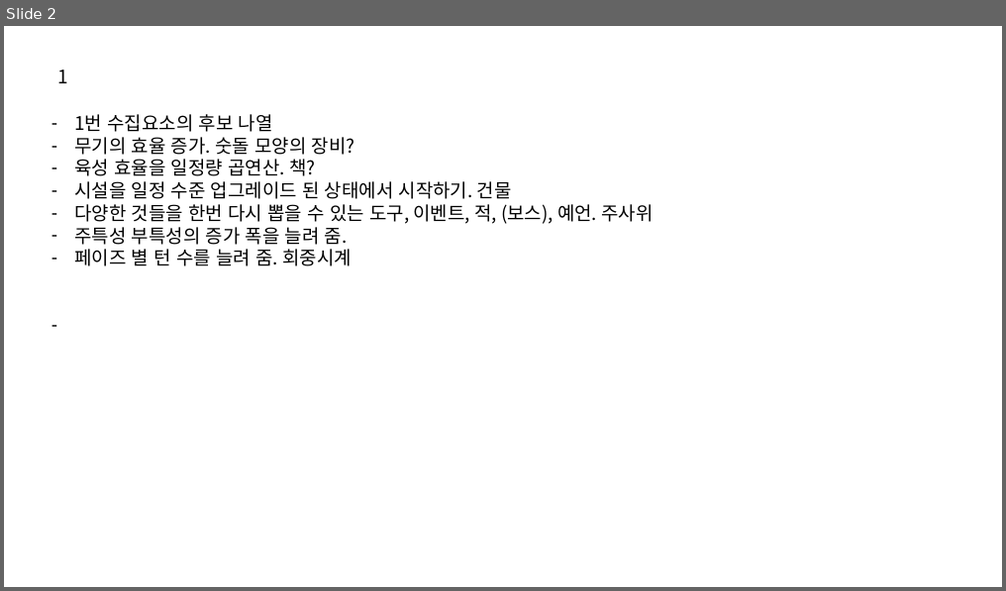
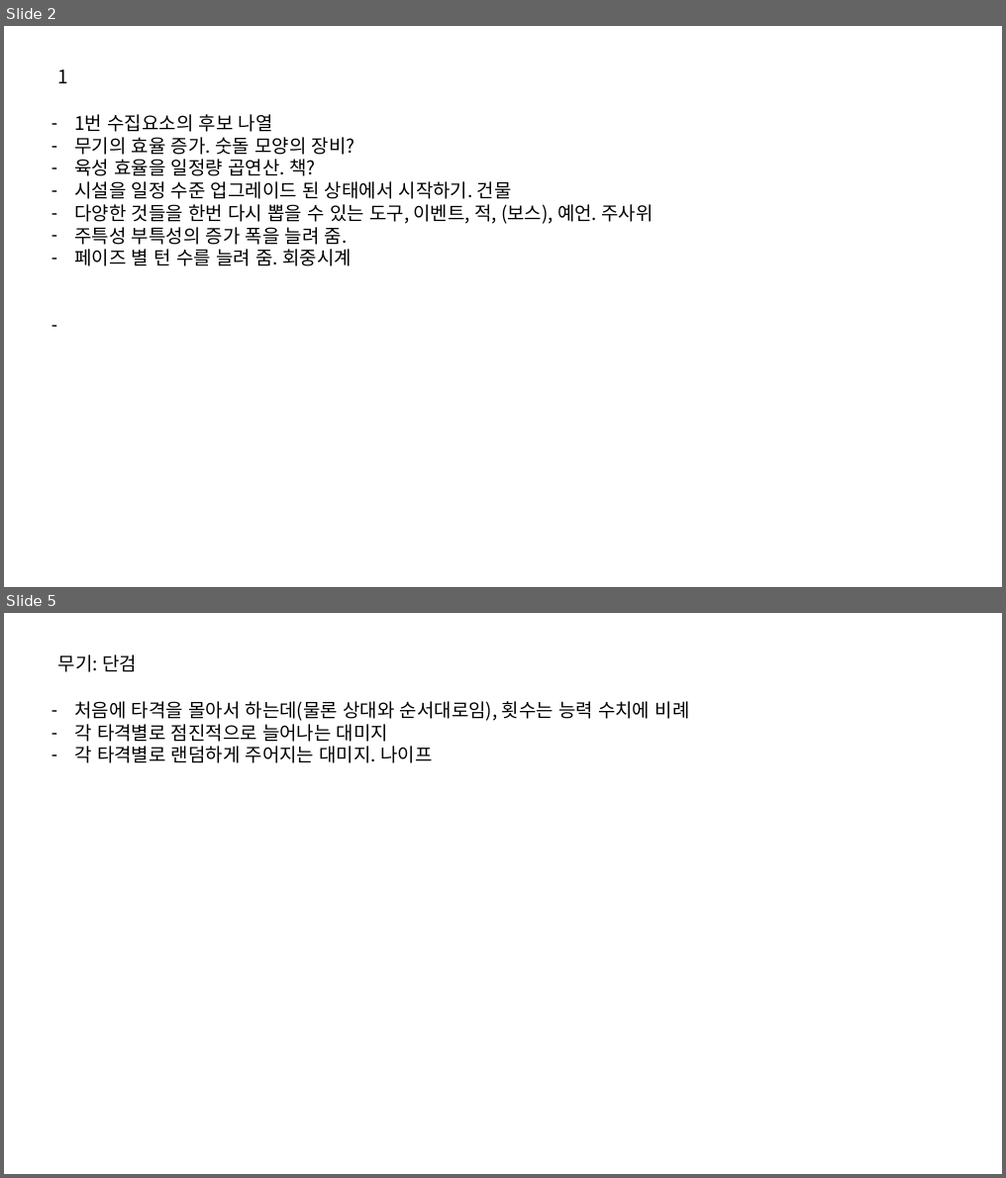
Before and after one commit to IdfKLeh/capstone, a slide deck: 수집요소.pptx. Shown one above the other, each under a label of ours: slide 2 before the commit, slides 2 and 5 after it; the slides between them are not shown. The pictures are 1006x591 and 1006x1178 pixels, drawn with LibreOffice and Linux fonts; fonts in the diff are those of the drawing. Boxes give left, top, right and bottom in pixels: in the first picture for what was removed or moved away, otherwise in the second. Text is boxed around its words. In the diff, an @@ line names an element or a change of style, - is before the commit and + after.

```diff
--- a/수집요소.pptx
+++ b/수집요소.pptx
@@ slide 5 added at [4,613,1002,1174], background #FFFFFF @@
@@ text added at [58,655,137,672], 18 pt, text #000000 @@
+무기: 단검
@@ text added at [74,701,690,763], 18 pt, text #000000 @@
+– 처음에 타격을 몰아서 하는데(물론 상대와 순서대로임), 횟수는 능력 수치에 비례
+– 각 타격별로 점진적으로 늘어나는 대미지
+– 각 타격별로 랜덤하게 주어지는 대미지. 나이프
```
Also in this commit, not shown: 2 slides changed, 5 other slides added, 4 other files.
